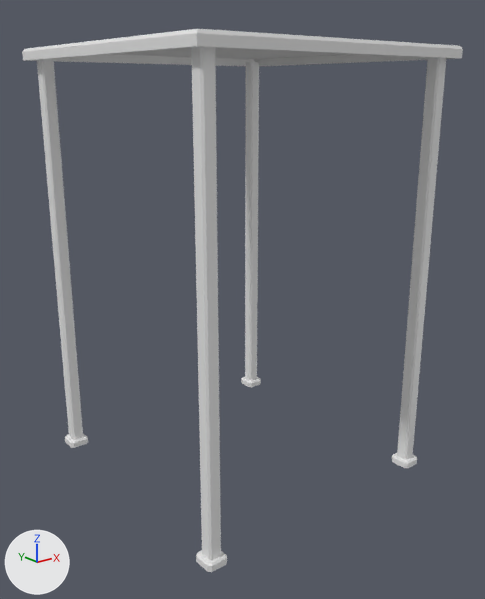
One commit to the FBX model Assets/ueda/Factory/factory_hill_hold_in leg.FBX: the scene before it, then after it.
One viewpoint serves both versions: a 50 mm camera at (-2.43, -3.1, 2.28) aimed at (0.0, -0.07, 1.07). The lights are fixed; the arrows at lower left show +X, +Y and +Z. Where no turn or scale is listed for an object, it has been applied to the vertices.

Names of what the first picture shows: 'factory_hill_hold_in leg'.
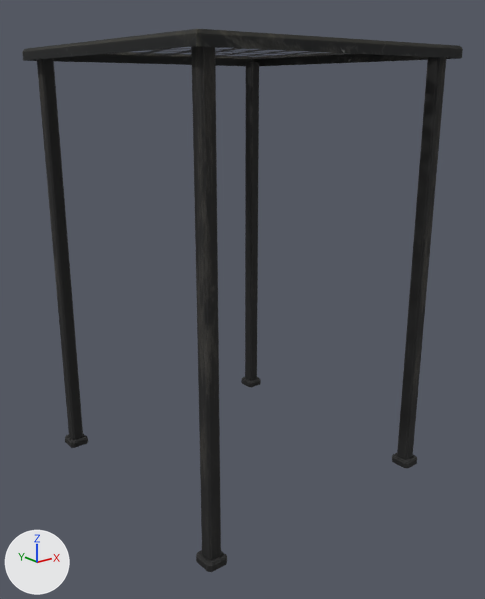
Location of each change, [x1, y1, x2, y2] in pixels of the pictures (485 x 599 px):
```json
{"object": "factory_hill_hold_in leg", "change": "recoloured", "before": [22, 29, 463, 572], "after": [22, 29, 463, 572], "on screen": "grey to black"}
```

Scene script edits in JSON lines:
```json
{"op": "add", "block": "img_factory_hills_texture_msk_png", "code": ["img_factory_hills_texture_msk_png = load_image('factory_hills_texture_msk.png', 'textrue/factory_hills_texture_msk.png', 1024, 1024, 'Non-Color')"]}
{"op": "add", "block": "img_factory_hills_texture_png", "code": ["img_factory_hills_texture_png = load_image('factory_hills_texture.png', 'textrue/factory_hills_texture.png', 2048, 2048, 'sRGB')"]}
{"op": "add", "block": "mat_factory_hills_material", "code": ["mat_factory_hills_material = bpy.data.materials.new('factory_hills_material')", "# uses the picture img_factory_hills_texture_msk_png", "# uses the picture img_factory_hills_texture_png"]}
{"block": "me_mesh", "where": "me_mesh.from_pydata(...)  # 200 vertices, 322 faces; spans x -0.86..0.86, y -0.86..0.86, z 0.0..2.5"}
{"op": "add", "block": "me_mesh", "code": "me_mesh.materials.append(mat_factory_hills_material)"}
```
